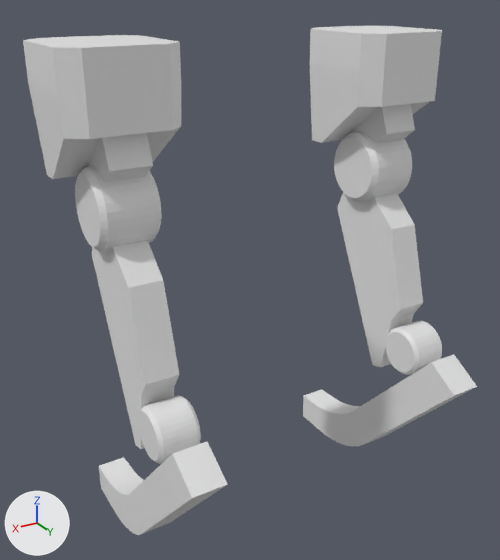
The FBX model Sample/Model/sampleLeg.fbx as it was, and as the next commit left it.
Camera for both pictures: a camera (50 mm lens) standing at (0.361, 0.595, 0.545) and looking at (0.019, 0.025, 0.26). The lights are fixed; the arrows at lower left show +X, +Y and +Z.
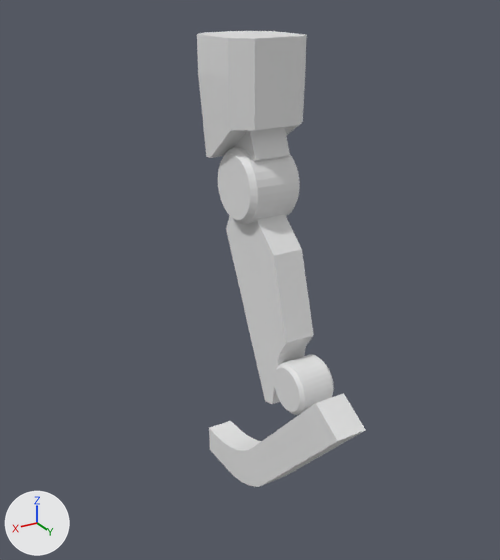
The newer file adds a shape key; the second version is drawn at full value of the shape key 'Key 1' of 'Cube', and the change is written as the vertex moves it makes.

Where the change shows, as pixel boxes (x1, y1, x2, y2) in the pictures (500 x 560 px; the box of a moved part takes in the faces that stretch with it):
```json
{"object": "Cube", "change": "reshaped", "before": [23, 26, 477, 535], "after": [197, 31, 366, 487], "on screen": "63% narrower, 10% shorter"}
{"part": 1, "of": "me_cube_001", "change": "moved or reshaped", "before": [99, 442, 228, 535], "after": [209, 393, 366, 487]}
{"part": 2, "of": "me_cube_001", "change": "moved or reshaped", "before": [92, 240, 179, 449], "after": [226, 214, 314, 404]}
{"part": 3, "of": "me_cube_001", "change": "moved or reshaped", "before": [75, 167, 162, 252], "after": [218, 148, 300, 224]}
{"part": 4, "of": "me_cube_001", "change": "moved or reshaped", "before": [138, 395, 201, 464], "after": [274, 354, 334, 415]}
{"part": 5, "of": "me_cube_001", "change": "added", "after": [197, 31, 307, 158]}
{"part": 6, "of": "me_cube_001", "change": "deleted", "before": [23, 26, 477, 446]}
{"part": 7, "of": "me_cube_001", "change": "added", "after": [233, 127, 290, 162]}
```

The change, as JSON lines over the scene's bpy script:
```json
{"block": "me_cube_001", "where": "# used by ob_cube; location = (0.0, 0.0, 0.0)"}
{"op": "remove", "block": "me_cube_001", "code": "me_cube_001.from_pydata(...)  # 894 vertices, 752 faces; spans x -0.205..0.205, y -0.084..0.18, z -0.026..0.5"}
{"op": "add", "block": "me_cube_001", "code": "me_cube_001.from_pydata(...)  # 447 vertices, 376 faces; spans x -0.043..0.044, y -0.084..0.18, z -0.026..0.5"}
{"block": "me_cube_001", "change": "me_cube_001 part 1: the loose piece of 54 vertices spanning x 0.134..0.168, y -0.084..0.18, z -0.026..0.175 is moved by (-0.151, 0.0, 0.0)"}
{"block": "me_cube_001", "change": "me_cube_001 part 2: the loose piece of 26 vertices spanning x 0.134..0.167, y -0.029..0.091, z 0.126..0.337 is moved by (-0.151, 0.0, 0.0)"}
{"block": "me_cube_001", "change": "me_cube_001 part 3: the loose piece of 160 vertices spanning x 0.122..0.18, y -0.029..0.047, z 0.319..0.395 is moved by (-0.151, 0.0, 0.0)"}
{"block": "me_cube_001", "change": "me_cube_001 part 4: the loose piece of 160 vertices spanning x 0.13..0.172, y 0.073..0.127, z 0.14..0.194 is moved by (-0.151, 0.0, 0.0)"}
{"block": "me_cube_001", "change": "me_cube_001 part 5: a new loose piece of 35 vertices spanning x -0.043..0.044, y -0.05..0.044, z 0.381..0.5"}
{"block": "me_cube_001", "change": "me_cube_001 part 6: 8 loose pieces with 494 vertices, spanning x -0.205..0.205, y -0.084..0.18, z -0.026..0.5, are deleted"}
{"block": "me_cube_001", "change": "me_cube_001 part 7"}
{"block": "me_cube_001", "change": "12 vertices are added at x -0.02..0.02, y -0.024..0.037, z 0.367..0.419"}
{"block": "me_cube_001", "change": "10 new faces join them"}
```
